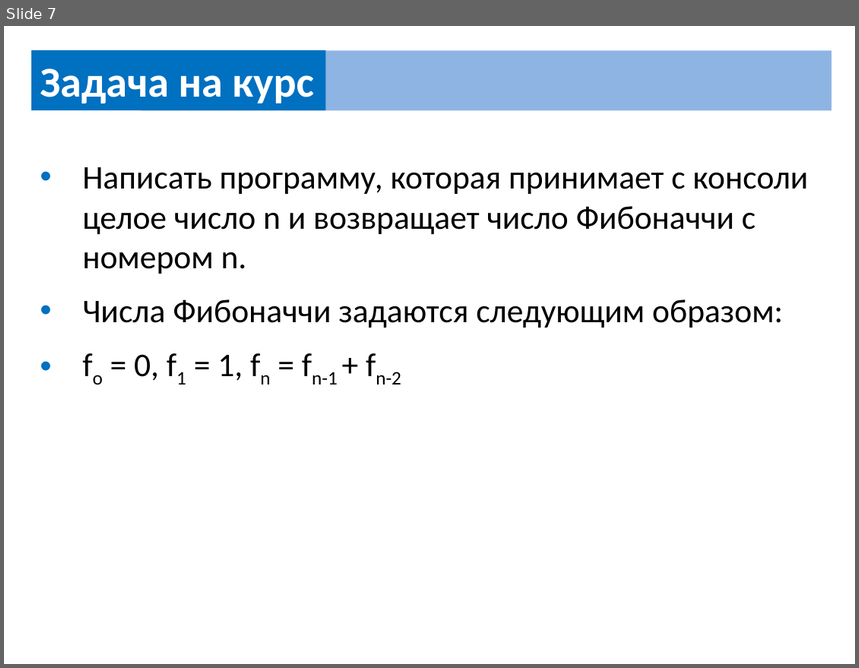
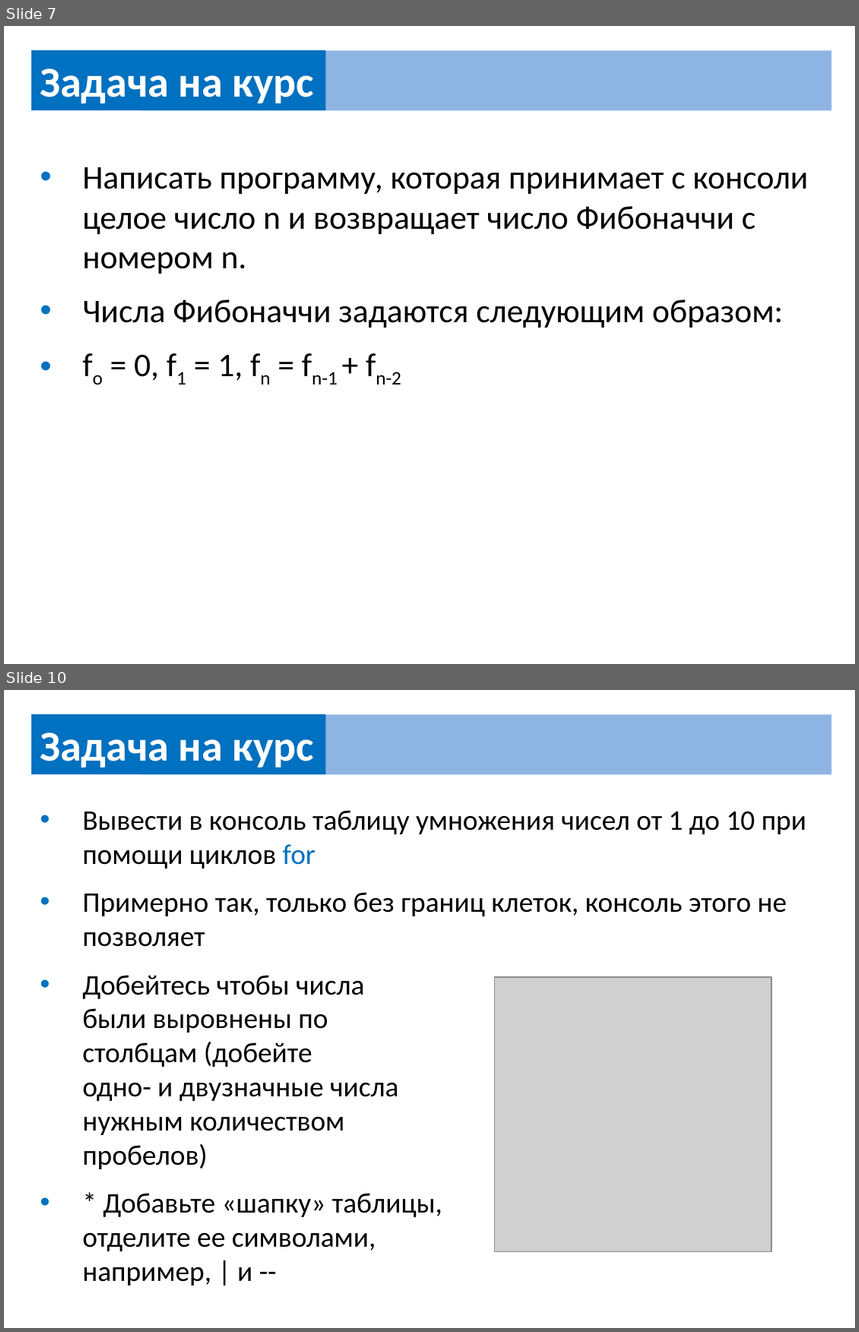
Before and after one commit to UsovaAnna/lesson, a slide deck: src/сourse/course_task.pptx. Shown one above the other, each under a label of ours: slide 7 before the commit, slides 7 and 10 after it; the slides between them are not shown. The pictures are 859x668 and 859x1332 pixels, drawn with LibreOffice and Linux fonts; fonts in the diff are those of the drawing; grey boxes stand for pictures. Boxes give left, top, right and bottom in pixels: in the first picture for what was removed or moved away, otherwise in the second. Text is boxed around its words. In the diff, an @@ line names an element or a change of style, - is before the commit and + after.

```diff
--- a/src/сourse/course_task.pptx
+++ b/src/сourse/course_task.pptx
@@ slide 10 added at <box>4,690,855,1328</box>, background #FFFFFF @@
@@ rectangle added at <box>31,714,325,775</box>, fill #0070C0, 36 pt, text #FFFFFF, bold @@
+Задача на курс
@@ rectangle added at <box>141,714,832,775</box>, fill #8EB4E3 @@
@@ text added at <box>82,810,807,1286</box>, 24 pt, text #000000 @@
+• Вывести в консоль таблицу умножения чисел от 1 до 10 при помощи циклов for
+• Примерно так, только без границ клеток, консоль этого не позволяет
+• Добейтесь чтобы числа
+  были выровнены по
+  столбцам (добейте
+  одно- и двузначные числа
+  нужным количеством
+  пробелов)
+• * Добавьте «шапку» таблицы,
+  отделите ее символами,
+  например, | и --
@@ picture added at <box>494,978,772,1252</box> @@
```
Also in this commit, not shown: 3 other slides added, 1 other file.
